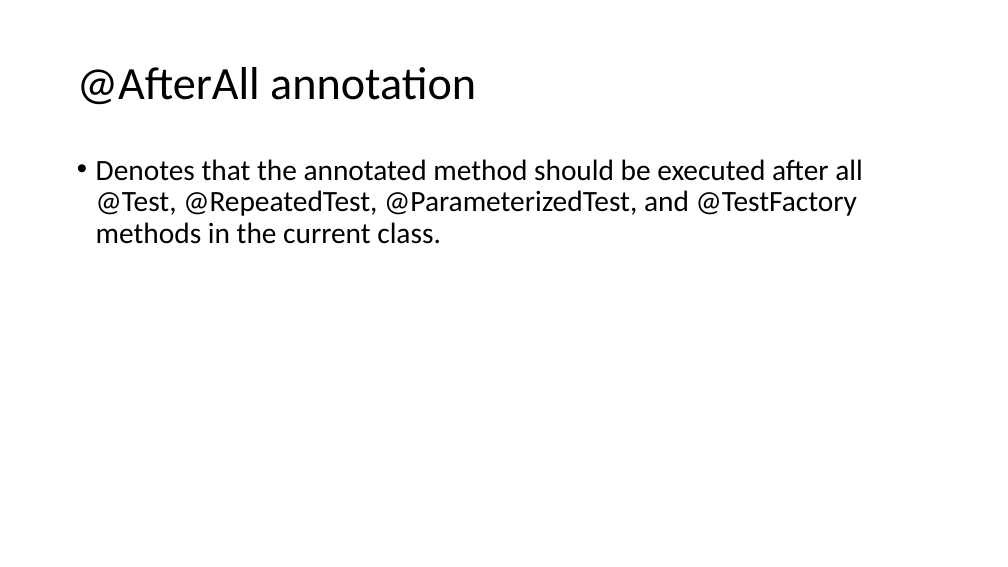
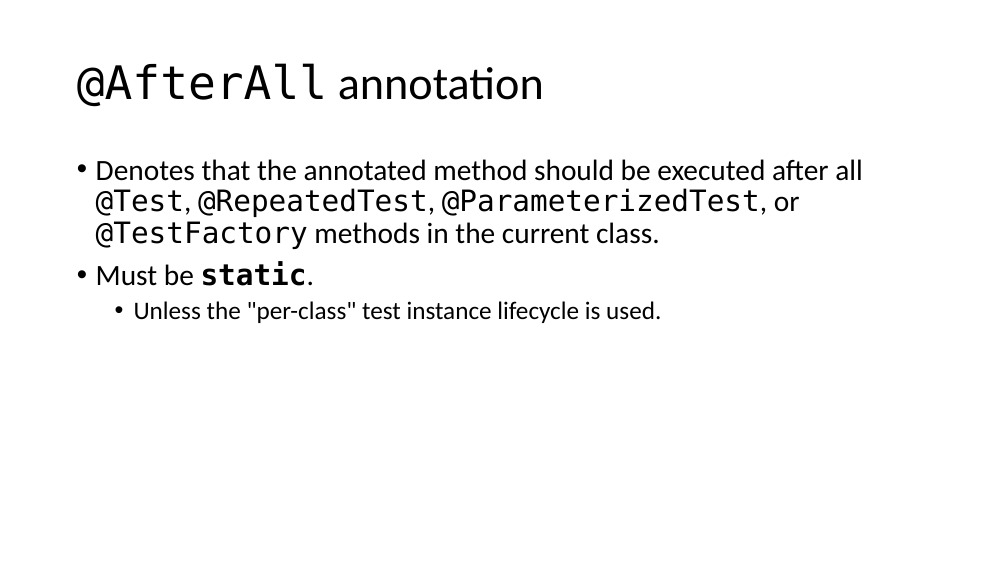
Before and after one commit to cebartling/test-driven, a slide deck: slide 18 of presentations/Introduction to JUnit 5.pptx. Drawn at 1008x567 pixels with LibreOffice and Linux fonts; fonts in the diff are those of the drawing. Boxes give left, top, right and bottom in pixels: in the first picture for what was removed or moved away, otherwise in the second. Text is boxed around its words. In the diff, an @@ line names an element or a change of style, - is before the commit and + after.

```diff
--- a/presentations/Introduction to JUnit 5.pptx
+++ b/presentations/Introduction to JUnit 5.pptx
@@ title "@AfterAll annotation" at box(77, 63, 544, 107): font Calibri to DejaVu Sans Mono in "@AfterAll" @@
@@ text at box(96, 159, 863, 323): text changed @@
-• Denotes that the annotated method should be executed after all @Test, @RepeatedTest, @ParameterizedTest, and @TestFactory methods in the current class.
+• Denotes that the annotated method should be executed after all @Test, @RepeatedTest, @ParameterizedTest, or @TestFactory methods in the current class.
+• Must be static.
+  • Unless the "per-class" test instance lifecycle is used.
```
Also in this commit, not shown: 14 other slides changed, 2 slides removed, 1 other file.
